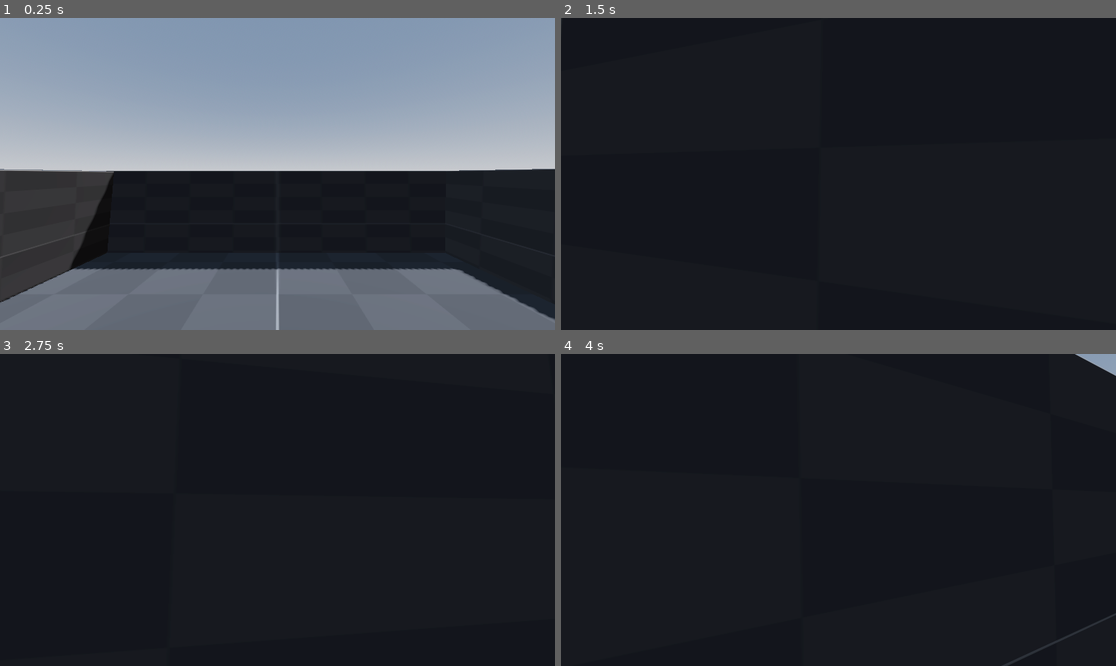
Above: before the commit, frames 1-4 (two rows, left to right).
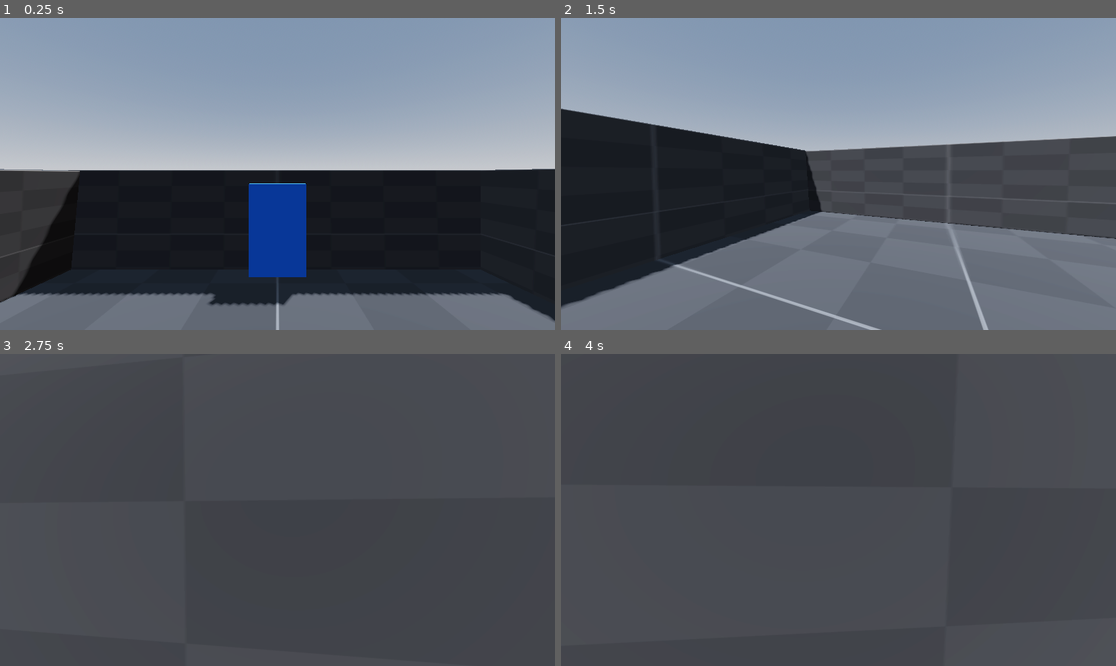
Above: after the commit, the same moments.

Repository: LukeJSimmons/jame-gam-41
Game: Godot game, scene res://scenes/main.tscn
The game is run twice, just before and just after one commit, with the same random seed, the same clock (stepped at 60 frames per second) and the same inputs.
Inputs (mouse positions are in pixels of both pictures, inside the frame that each line leads up to):
- Up to frame 1 (0.25 s): no input
- Up to frame 2 (1.5 s): move the mouse to (866, 174) at 0.52 s; hold Shift (run) 0.53-1.28 s; hold W (forward) from 0.53 s (still down); move the mouse to (810, 174) at 1.27 s; tap Shift (run) at 1.35 s
- Up to frame 3 (2.75 s): keep holding W (forward); move the mouse to (288, 503) at 2.02 s; hold Shift (run) from 2.03 s (still down)
- Up to frame 4 (4 s): keep holding W (forward); tap Enter at 2.75 s; move the mouse to (832, 516) at 2.77 s; release Shift (run) at 2.78 s; tap Shift (run) at 2.85 s; tap Space at 3.5 s; move the mouse to (877, 513) at 3.52 s; hold Shift (run) from 3.53 s (still down)

The runs differ from the first frame. In frame 1, 13% of the frame differs, in the area x 0-100%, y 48-98%; in frame 2, 81%; in frame 3, 100%, in the area x 0-100%, y 0-100%; in frame 4, 100%.

Commit message:
Start adding room generation

Diff:
--- a/scenes/door/door.gd
+++ b/scenes/door/door.gd
@@ -3,24 +3,30 @@
 @onready var mesh = $MeshInstance3D
 @onready var exit_position = $exit_position
 @onready var room = get_parent()
+@onready var rooms_container = room.get_parent()
 
-@export var color: Color
-@export var exit_door_path: NodePath
+@export var color := Color(0,0,0)
 
 var exit_door = null
 
 
 func _ready() -> void:
-	exit_door = get_node(exit_door_path)
+	mesh.set_surface_override_material(0, StandardMaterial3D.new())
 	var new_color = mesh.get_surface_override_material(0)
-	if !color:
+	if color == Color(0,0,0):
 		create_color()
 	new_color.albedo_color = color
+
+func _process(delta):
+	$CollisionShape3D.disabled = !visible
 
 func create_color():
 	randomize()
 	color = Color(randf_range(0,1), randf_range(0,1), randf_range(0,1))
 
 func enter(player):
+	if exit_door == null:
+		var new_room = rooms_container.generate_room(self)
+		exit_door = new_room.doors[0]
 	player.position = exit_door.exit_position.global_position
 	player.rotation.y = exit_door.exit_position.rotation.y
--- a/scenes/door/door.tscn
+++ b/scenes/door/door.tscn
@@ -6,8 +6,6 @@
 size = Vector3(1.4, 2, 1.4)
 
 [sub_resource type="BoxMesh" id="BoxMesh_08jtm"]
-
-[sub_resource type="StandardMaterial3D" id="StandardMaterial3D_bu3y2"]
 
 [node name="door" type="Area3D" groups=["door"]]
 script = ExtResource("1_bu3y2")
@@ -19,7 +17,6 @@
 [node name="MeshInstance3D" type="MeshInstance3D" parent="."]
 transform = Transform3D(1.25, 0, 0, 0, 2, 0, 0, 0, 1.25, 0, 1, 0)
 mesh = SubResource("BoxMesh_08jtm")
-surface_material_override/0 = SubResource("StandardMaterial3D_bu3y2")
 
 [node name="exit_position" type="Node3D" parent="."]
 transform = Transform3D(-1, 0, 8.74228e-08, 0, 1, 0, -8.74228e-08, 0, -1, 0, 0, 1.9)
--- a/scenes/main.tscn
+++ b/scenes/main.tscn
@@ -6,8 +6,8 @@
 [ext_resource type="PackedScene" uid="uid://bdeqltvkbli42" path="res://scenes/rooms/door_rooms/door_room_1.tscn" id="4_tbgi4"]
 
 [sub_resource type="NavigationMesh" id="NavigationMesh_jyhfs"]
-vertices = PackedVector3Array(-1, -0.5, -38.625, -1.25, -0.5, -39.125, -4.25, -0.5, -39.125, -4.25, -0.5, -30.875, 4.25, -0.5, -30.875, 4.25, -0.5, -39.125, 18, -0.5, -3.625, 17.75, -0.5, -4.125, 14.75, -0.5, -4.125, 14.75, -0.5, 4.125, 23.25, -0.5, 4.125, 23.25, -0.5, -4.125)
-polygons = [PackedInt32Array(1, 0, 2), PackedInt32Array(2, 0, 3), PackedInt32Array(5, 4, 0), PackedInt32Array(0, 4, 3), PackedInt32Array(7, 6, 8), PackedInt32Array(8, 6, 9), PackedInt32Array(11, 10, 6), PackedInt32Array(6, 10, 9)]
+vertices = PackedVector3Array(-4.125, -0.5, -4.125, -4.125, -0.5, -1.125, -3.625, -0.5, -0.875, -0.875, -0.5, -3.625, -1.125, -0.5, -4.125, 4.125, -0.5, -4.125, -4.125, -0.5, 4.125, 4.125, -0.5, 4.125)
+polygons = [PackedInt32Array(4, 3, 0), PackedInt32Array(0, 3, 1), PackedInt32Array(1, 3, 2), PackedInt32Array(3, 5, 2), PackedInt32Array(2, 5, 6), PackedInt32Array(6, 5, 7)]
 
 [sub_resource type="ProceduralSkyMaterial" id="ProceduralSkyMaterial_jyhfs"]
 sky_horizon_color = Color(0.662243, 0.671743, 0.686743, 1)
@@ -25,10 +25,9 @@
 [node name="main" type="Node3D"]
 
 [node name="player" parent="." instance=ExtResource("1_0wfyh")]
-transform = Transform3D(1, 0, 0, 0, 1, 0, 0, 0, 1, 0, 0, -34)
 
 [node name="enemy" parent="." instance=ExtResource("2_sugp2")]
-transform = Transform3D(1, 0, 0, 0, 1, 0, 0, 0, 1, 19.4, 0, 1.7)
+transform = Transform3D(1, 0, 0, 0, 1, 0, 0, 0, 1, 0, 0, 3)
 player_path = NodePath("../player")
 
 [node name="NavigationRegion3D" type="NavigationRegion3D" parent="."]
@@ -38,18 +37,12 @@
 transform = Transform3D(1, 0, 0, 0, 1, 0, 0, 0, 1, 0, -1, 0)
 
 [node name="door_room_1" parent="NavigationRegion3D/rooms_container" instance=ExtResource("4_tbgi4")]
-transform = Transform3D(1, 0, 0, 0, 1, 0, 0, 0, 1, 0, 0, -35)
 
-[node name="door" parent="NavigationRegion3D/rooms_container/door_room_1" index="5"]
+[node name="door2" parent="NavigationRegion3D/rooms_container/door_room_1" index="6"]
+visible = true
+
+[node name="door4" parent="NavigationRegion3D/rooms_container/door_room_1" index="8"]
 color = Color(1, 0, 0, 1)
-exit_door_path = NodePath("../../door_room_2/door")
-
-[node name="door_room_2" parent="NavigationRegion3D/rooms_container" instance=ExtResource("4_tbgi4")]
-transform = Transform3D(1, 0, 0, 0, 1, 0, 0, 0, 1, 19, 0, 0)
-
-[node name="door" parent="NavigationRegion3D/rooms_container/door_room_2" index="5"]
-color = Color(1, 0, 0, 1)
-exit_door_path = NodePath("../../door_room_1/door")
 
 [node name="env" type="Node3D" parent="."]
 
@@ -61,4 +54,3 @@
 environment = SubResource("Environment_tefeu")
 
 [editable path="NavigationRegion3D/rooms_container/door_room_1"]
-[editable path="NavigationRegion3D/rooms_container/door_room_2"]
--- a/scenes/player/player.gd
+++ b/scenes/player/player.gd
@@ -9,7 +9,7 @@
 const WALK_SPEED = 5.0
 const RUN_SPEED = 8.0
 
-const mouse_sens = 0.25
+const mouse_sens = 0.2
 
 var lerp_speed = 10.0
 
@@ -61,5 +61,4 @@
 
 func _on_area_3d_area_entered(area: Area3D) -> void:
 	if area.is_in_group("door"):
-		print('enter')
 		area.enter(self)
--- a/scenes/rooms/door_rooms/door_room_1.tscn
+++ b/scenes/rooms/door_rooms/door_room_1.tscn
@@ -37,7 +37,6 @@
 
 [node name="door" parent="." instance=ExtResource("1_fh4hj")]
 transform = Transform3D(1, 0, 0, 0, 1, 0, 0, 0, 1, 0, 0, -5)
-visible = false
 
 [node name="door2" parent="." instance=ExtResource("1_fh4hj")]
 transform = Transform3D(-4.37114e-08, 0, -1, 0, 1, 0, 1, 0, -4.37114e-08, 5, 0, 0)
--- a/scenes/rooms_container.gd
+++ b/scenes/rooms_container.gd
@@ -10,5 +10,9 @@
 	pass
 
 
-func generate_room():
+func generate_room(enter_door):
 	var new_room = room.instantiate()
+	new_room.position = position + Vector3(10,0,0)
+	new_room.get_node('door').exit_door = enter_door
+	self.add_child(new_room)
+	return new_room
Not shown: 1 places in scenes/door/door.tscn that only renumber resources
